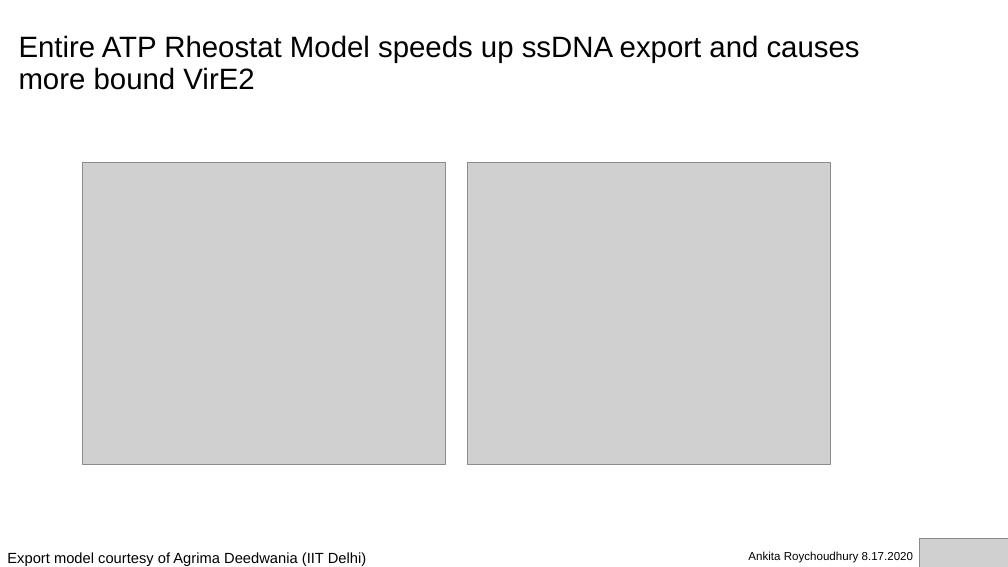
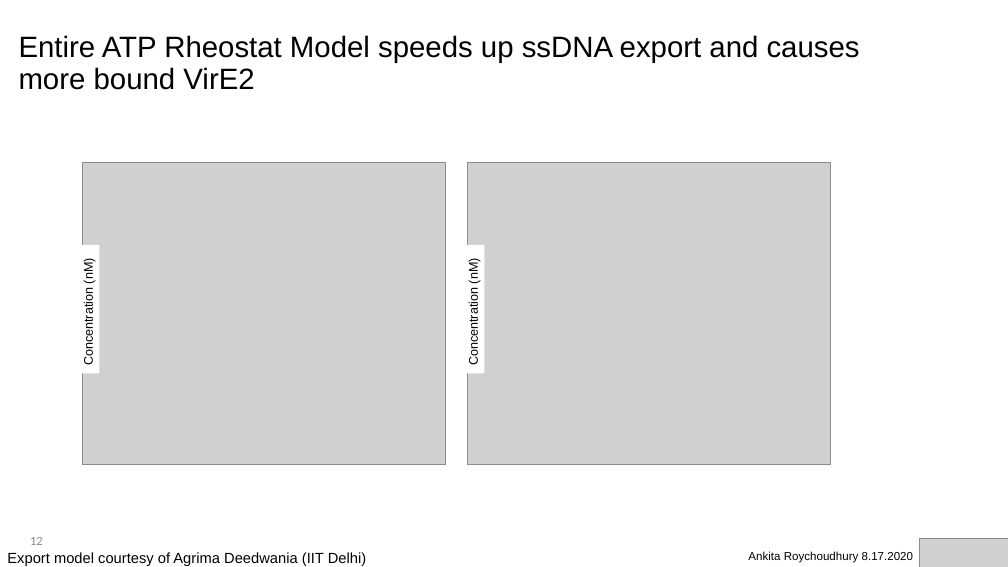
Before and after one commit to AnkitaRoychoudhury/ug_murray, a slide deck: slide 12 of miscellaneous/presentations/20200817_murray_mtg.pptx (slide 13 before the commit). Drawn at 1008x567 pixels with LibreOffice and Linux fonts; fonts in the diff are those of the drawing; grey boxes stand for pictures. Boxes give left, top, right and bottom in pixels: in the first picture for what was removed or moved away, otherwise in the second. Text is boxed around its words. In the diff, an @@ line names an element or a change of style, - is before the commit and + after.

```diff
--- a/miscellaneous/presentations/20200817_murray_mtg.pptx
+++ b/miscellaneous/presentations/20200817_murray_mtg.pptx
@@ rectangle added at box(76, 245, 99, 374), fill #FFFFFF, 12 pt, text #000000 @@
+Concentration (nM)
@@ rectangle added at box(462, 245, 485, 374), fill #FFFFFF, 12 pt, text #000000 @@
+Concentration (nM)
@@ page number added at box(30, 537, 43, 545), 12 pt, text #8C8C8C @@
+12
```
Also in this commit, not shown: 13 other slides changed, 1 slide removed, 9 other files.
